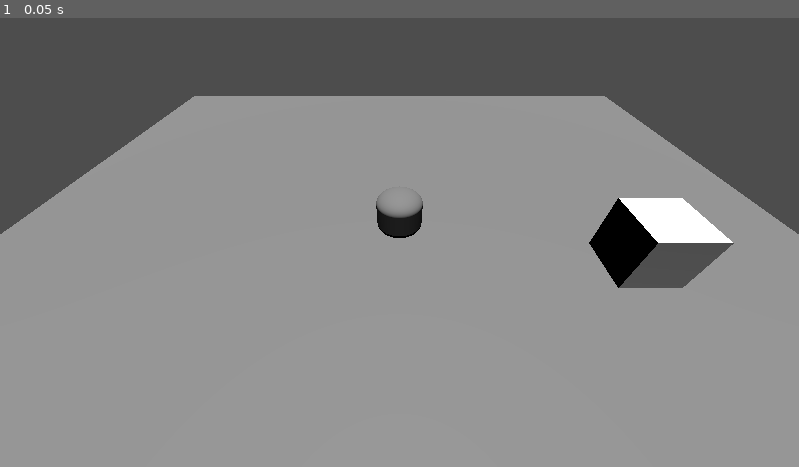
Above: before the commit, frame 1.
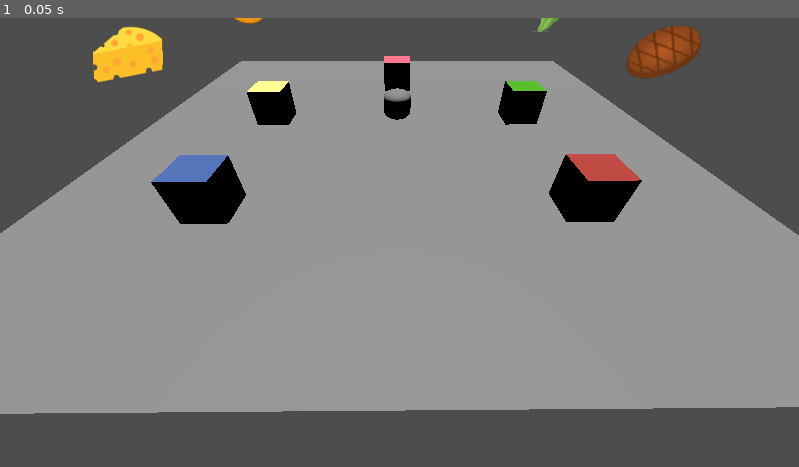
Above: after the commit, the same moment.

Repository: NathanBrx/Undercooked
Game: Godot game, scene res://node_3d.tscn
Same seed, same stepped clock (60 frames per second), same inputs: the game is played once before the commit and once after it.
Inputs:
- Up to frame 1 (0.05 s): no input

The runs differ from the first frame. In frame 1, 24% of the frame differs, in the area x 0-100%, y 0-100%.

Commit message:
Add : stations icons

Diff:
--- a/main/node_3d.tscn
+++ b/main/node_3d.tscn
@@ -1,6 +1,9 @@
-[gd_scene load_steps=8 format=3 uid="uid://bjf41jviagama"]
+[gd_scene load_steps=19 format=3 uid="uid://bjf41jviagama"]
 
-[ext_resource type="Script" uid="uid://e7gqsp7jmnko" path="res://character_body_3d.gd" id="1_a202f"]
+[ext_resource type="Texture2D" uid="uid://njrer4kbiyh5" path="res://ressources/retro.png" id="2_jka67"]
+[ext_resource type="Texture2D" uid="uid://hrrx7653wdqo" path="res://ressources/salad.png" id="3_i5arm"]
+[ext_resource type="Texture2D" uid="uid://b5i80ahh6that" path="res://ressources/cheese.png" id="4_wc5p8"]
+[ext_resource type="Texture2D" uid="uid://csau8paajmrvq" path="res://ressources/steak.png" id="5_jsk3o"]
 
 [sub_resource type="PlaneMesh" id="PlaneMesh_4xowi"]
 size = Vector2(20, 20)
@@ -13,10 +16,39 @@
 [sub_resource type="ConvexPolygonShape3D" id="ConvexPolygonShape3D_r3fl7"]
 points = PackedVector3Array(-0.5, -0.5, 0, -0.49765074, -0.5, -0.049040705, -0.4924628, -0.5869225, 0, -0.49765074, -0. …(40879 unchanged characters)…
 
-[sub_resource type="StandardMaterial3D" id="StandardMaterial3D_noarx"]
+[sub_resource type="StandardMaterial3D" id="StandardMaterial3D_4arys"]
+albedo_color = Color(1, 1, 0.5254902, 1)
 
-[sub_resource type="BoxMesh" id="BoxMesh_a0tk4"]
-material = SubResource("StandardMaterial3D_noarx")
+[sub_resource type="BoxMesh" id="BoxMesh_6iypd"]
+material = SubResource("StandardMaterial3D_4arys")
+size = Vector3(2.5, 2.5, 2.5)
+
+[sub_resource type="StandardMaterial3D" id="StandardMaterial3D_tereu"]
+albedo_color = Color(0.30588236, 0.6901961, 0.11372549, 1)
+
+[sub_resource type="BoxMesh" id="BoxMesh_cdqbm"]
+material = SubResource("StandardMaterial3D_tereu")
+size = Vector3(2.5, 2.5, 2.5)
+
+[sub_resource type="StandardMaterial3D" id="StandardMaterial3D_imku0"]
+albedo_color = Color(0.30595058, 0.42797688, 0.69776905, 1)
+
+[sub_resource type="BoxMesh" id="BoxMesh_wlxy5"]
+material = SubResource("StandardMaterial3D_imku0")
+size = Vector3(2.5, 2.5, 2.5)
+
+[sub_resource type="StandardMaterial3D" id="StandardMaterial3D_3v7ru"]
+albedo_color = Color(0.7271852, 0.25602368, 0.22938564, 1)
+
+[sub_resource type="BoxMesh" id="BoxMesh_tcnuu"]
+material = SubResource("StandardMaterial3D_3v7ru")
+size = Vector3(2.5, 2.5, 2.5)
+
+[sub_resource type="StandardMaterial3D" id="StandardMaterial3D_tuemg"]
+albedo_color = Color(0.9662046, 0.41488862, 0.49742115, 1)
+
+[sub_resource type="BoxMesh" id="BoxMesh_i0g27"]
+material = SubResource("StandardMaterial3D_tuemg")
 size = Vector3(2.5, 2.5, 2.5)
 
 [node name="Node3D" type="Node3D"]
@@ -33,7 +65,6 @@
 
 [node name="CharacterBody3D" type="CharacterBody3D" parent="."]
 transform = Transform3D(1.9838929, 0, 0, 0, 1, 0, 0, 0, 2, 0, 1.8722768, 0)
-script = ExtResource("1_a202f")
 
 [node name="MeshInstance3D" type="MeshInstance3D" parent="CharacterBody3D"]
 mesh = SubResource("CapsuleMesh_a0tk4")
@@ -45,8 +76,40 @@
 transform = Transform3D(1, 0, 0, 0, 0.038230833, 0.99926895, 0, -0.99926895, 0.038230833, 0, 3.0368526, 0)
 
 [node name="Camera3D" type="Camera3D" parent="."]
-transform = Transform3D(1, 0, 0, 0, 0.70710677, 0.70710677, 0, -0.70710677, 0.70710677, 0, 10, 10)
+transform = Transform3D(-0.99997365, -0.0051339865, 0.0051339865, 0, 0.70710677, 0.70710677, -0.007260546, 0.7070882, -0.7070882, 0, 10, -22.703407)
 
-[node name="station1" type="MeshInstance3D" parent="."]
-transform = Transform3D(1, 0, 0, 0, 1, 0, 0, 0, 1, 9.809301, 1.8912134, 1.9282007)
-mesh = SubResource("BoxMesh_a0tk4")
+[node name="station_pain" type="MeshInstance3D" parent="."]
+transform = Transform3D(1, 0, 0, 0, 1, 0, 0, 0, 1, 10, 1.25, 2)
+mesh = SubResource("BoxMesh_6iypd")
+
+[node name="Sprite3D" type="Sprite3D" parent="station_pain"]
+transform = Transform3D(0.5, 0, 0, 0, 0.5, 0, 0, 0, 0.5, 0, 6, 0)
+texture = ExtResource("2_jka67")
+
+[node name="station_salade" type="MeshInstance3D" parent="."]
+transform = Transform3D(1, 0, 0, 0, 1, 0, 0, 0, 1, -10, 1.25, 2)
+mesh = SubResource("BoxMesh_cdqbm")
+
+[node name="Sprite3D" type="Sprite3D" parent="station_salade"]
+transform = Transform3D(0.5, 0, 0, 0, 0.5, 0, 0, 0, 0.5, 0, 6, 0)
+texture = ExtResource("3_i5arm")
+
+[node name="station_fromage" type="MeshInstance3D" parent="."]
+transform = Transform3D(1, 0, 0, 0, 1, 0, 0, 0, 1, 10, 1.25, -10)
+mesh = SubResource("BoxMesh_wlxy5")
+
+[node name="Sprite3D" type="Sprite3D" parent="station_fromage"]
+transform = Transform3D(0.5, 0, 0, 0, 0.35355338, -0.35355338, 0, 0.35355338, 0.35355338, 0, 6, 0)
+texture = ExtResource("4_wc5p8")
+
+[node name="station_steak" type="MeshInstance3D" parent="."]
+transform = Transform3D(1, 0, 0, 0, 1, 0, 0, 0, 1, -10, 1.25, -10)
+mesh = SubResource("BoxMesh_tcnuu")
+
+[node name="Sprite3D" type="Sprite3D" parent="station_steak"]
+transform = Transform3D(0.5, 0, 0, 0, 0.5, 0, 0, 0, 0.5, 0, 6, 0)
+texture = ExtResource("5_jsk3o")
+
+[node name="station_depot" type="MeshInstance3D" parent="."]
+transform = Transform3D(1, 0, 0, 0, 1, 0, 0, 0, 1, 0, 1.25, 10)
+mesh = SubResource("BoxMesh_i0g27")
Binary file added: main/ressources/cheese.png
Not shown, added: main/ressources/cheese.png.import
Binary file added: main/ressources/chef.png
Not shown, added: main/ressources/chef.png.import
Binary file added: main/ressources/retro.png
Not shown, added: main/ressources/retro.png.import
Binary file added: main/ressources/salad.png
Not shown, added: main/ressources/salad.png.import
Binary file added: main/ressources/steak.png
Not shown, added: main/ressources/steak.png.import
